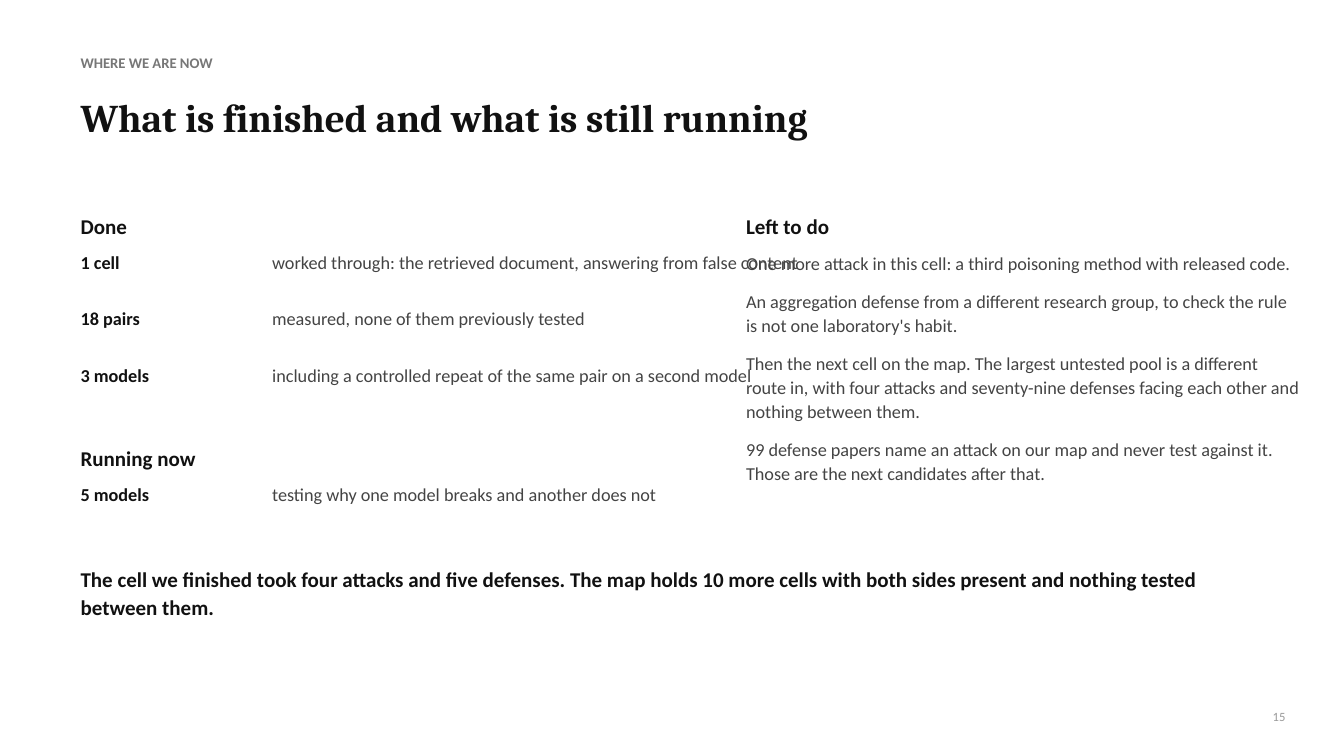
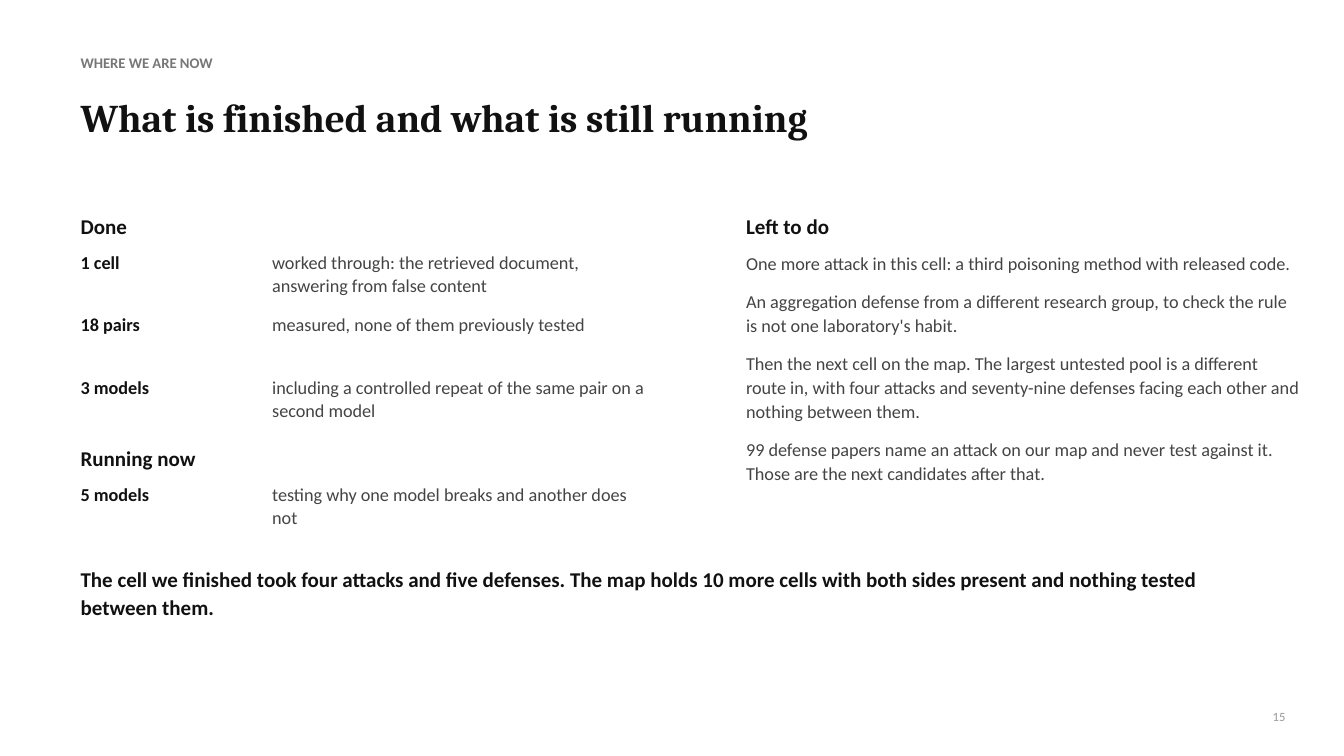
Before and after one commit to Nyamtulla/context_poison, a slide deck: slide 15 of advisor_meeting.pptx. Drawn at 1344x756 pixels with LibreOffice and Linux fonts; fonts in the diff are those of the drawing. Boxes give left, top, right and bottom in pixels: in the first picture for what was removed or moved away, otherwise in the second. Text is boxed around its words. In the diff, an @@ line names an element or a change of style, - is before the commit and + after.

```diff
--- a/advisor_meeting.pptx
+++ b/advisor_meeting.pptx
@@ text "worked through: the retrieved document, ..." rewrapped from bbox=[272, 256, 798, 272] to bbox=[272, 256, 579, 295] @@
@@ text "18 pairs": place and size @@
-text "18 pairs" at bbox=[81, 312, 140, 328]
+text "18 pairs" at bbox=[81, 318, 140, 334]
@@ text "measured, none of them previously ...": place and size @@
-text "measured, none of them previously ..." at bbox=[272, 312, 584, 328]
+text "measured, none of them previously ..." at bbox=[272, 318, 584, 334]
@@ text "3 models": place and size @@
-text "3 models" at bbox=[81, 369, 149, 382]
+text "3 models" at bbox=[81, 381, 149, 394]
@@ text "including a controlled repeat of ..." rewrapped from bbox=[272, 367, 751, 387] to bbox=[272, 381, 644, 417] @@
@@ text "testing why one model breaks ..." rewrapped from bbox=[272, 488, 656, 504] to bbox=[272, 488, 626, 524] @@
```
Also in this commit, not shown: 1 other slide changed, 2 other files.
